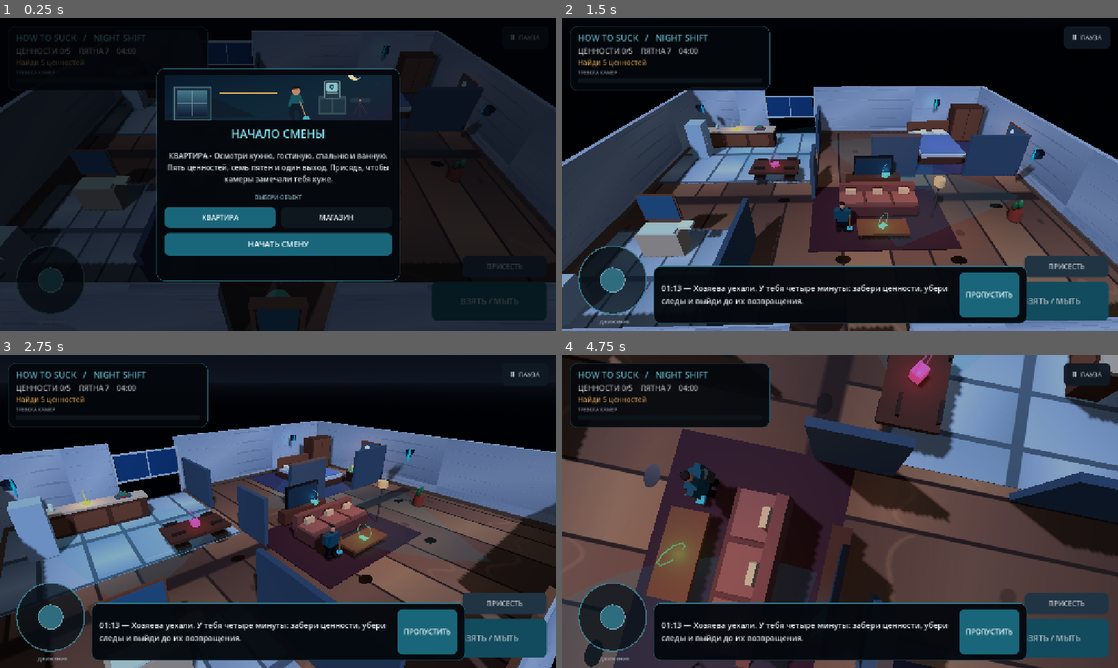
Above: before the commit, frames 1-4 (two rows, left to right).
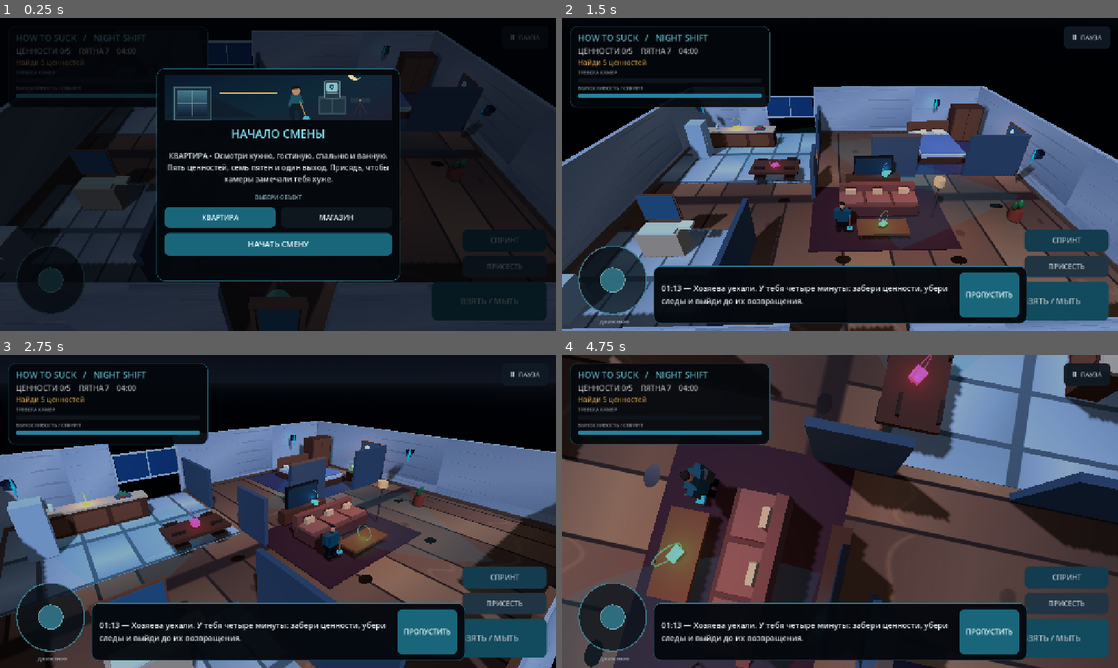
Above: after the commit, the same moments.

Repository: kirovo389-creator/How-to-suck
Game: Godot game, scene res://scenes/main.tscn
Same seed, same stepped clock (60 frames per second), same inputs: the game is played once before the commit and once after it. Sound files missing from this copy of the repository are replaced by a short silence.
Inputs (mouse positions are in pixels of both pictures, inside the frame that each line leads up to):
- Up to frame 1 (0.25 s): no input
- Up to frame 2 (1.5 s): click (1067, 240) at 0.5 s, where only the run after the commit has a clickable "СПРИНТ"; click "НАЧАТЬ СМЕНУ" at 1.25 s
- Up to frame 3 (2.75 s): move the mouse to (400, 495) at 2.02 s; hold Right (ui_right) from 2.03 s (still down); click (400, 495) at 2.17 s
- Up to frame 4 (4.75 s): release Right (ui_right) at 2.75 s; drag from (728, 527) to (812, 574) at 2.77 s; move the mouse to (895, 442) at 3.52 s; hold Right (ui_right) 3.53-4.25 s; drag from (812, 574) to (673, 464) at 4.27 s

The runs differ from the first frame. In frame 1, 0.9% of the frame differs, in the area x 1-99%, y 22-75%; in frame 2, 2.5%; in frame 3, 1.9%; in frame 4, 3.4%, in the area x 1-99%, y 0-75%.

Commit message:
Add sprint stamina, recovery and mobile controls

Diff:
--- a/scripts/game.gd
+++ b/scripts/game.gd
@@ -25,6 +25,9 @@
 var dirt_remaining: int = 7
 var time_left: float = 240.0
 var alert_level: float = 0.0
+var stamina: float = 100.0
+var sprint_enabled: bool = false
+var _stamina_regen_delay: float = 0.0
 var shift_started: bool = false
 var paused: bool = false
 var cutscene_playing: bool = false
@@ -62,6 +65,7 @@
     add_child(hud)
     hud.action_pressed.connect(_on_action_pressed)
     hud.crouch_pressed.connect(_toggle_crouch)
+    hud.sprint_pressed.connect(_toggle_sprint)
     hud.location_selected.connect(_select_level)
     hud.cutscene_skipped.connect(_skip_cutscene)
     hud.movement_changed.connect(player.set_mobile_direction)
@@ -133,6 +137,7 @@
         return
     time_left -= delta
     call_elapsed += delta
+    _update_stamina(delta)
     # A phone dialogue locks movement and its overlay covers the joystick, so do not
     # punish the player for being unable to walk out of a camera's view during a call.
     if not call_active:
@@ -141,7 +146,10 @@
             _camera_scan_elapsed = 0.0
             _scan_security_cameras()
         if _camera_visible:
-            alert_level = minf(100.0, alert_level + (12.0 + float(loot_found) * 1.6) * delta)
+            var alert_gain: float = 12.0 + float(loot_found) * 1.6
+            if bool(player.get("is_sprinting")) and bool(player.get("is_moving")):
+                alert_gain *= 1.6
+            alert_level = minf(100.0, alert_level + alert_gain * delta)
         else:
             alert_level = maxf(0.0, alert_level - 8.0 * delta)
         if alert_level >= 32.0 and not _camera_warning_shown:
@@ -177,6 +185,25 @@
         _status_elapsed = 0.0
         _refresh_status()
         _refresh_action_hint()
+
+func _update_stamina(delta: float) -> void:
+    if not is_instance_valid(player):
+        return
+    var sprinting_and_moving: bool = sprint_enabled and bool(player.get("is_sprinting")) and bool(player.get("is_moving"))
+    if sprinting_and_moving:
+        stamina = maxf(0.0, stamina - 34.0 * delta)
+        _stamina_regen_delay = 0.65
+        if stamina <= 0.0:
+            sprint_enabled = false
+            player.call("set_sprinting", false)
+            hud.call("set_sprint_state", false)
+            hud.toast("Выносливость закончилась — передохни, прежде чем снова бежать.")
+    else:
+        _stamina_regen_delay = maxf(0.0, _stamina_regen_delay - delta)
+        if _stamina_regen_delay <= 0.0:
+            stamina = minf(100.0, stamina + 22.0 * delta)
+    if is_instance_valid(hud):
+        hud.call("update_stamina", stamina, sprint_enabled)
 
 func _lighting() -> void:
     var world_environment := WorldEnvironment.new()
@@ -276,9 +303,32 @@
         return
     var crouching := not bool(player.get("is_crouching"))
     player.call("set_crouching", crouching)
+    if crouching and sprint_enabled:
+        sprint_enabled = false
+        hud.call("set_sprint_state", false)
     hud.call("set_crouch_state", crouching)
     hud.toast("Ты присел: двигайся медленнее, камера замечает тебя ниже." if crouching else "Ты встал.")
     _play_sound("click")
+
+func _toggle_sprint() -> void:
+    if not shift_started or ended or paused or call_active or cutscene_playing:
+        return
+    if bool(player.get("is_crouching")):
+        hud.toast("Встань, чтобы включить спринт.")
+        _play_sound("click")
+        return
+    if sprint_enabled:
+        sprint_enabled = false
+    else:
+        if stamina < 12.0:
+            hud.toast("Выносливость почти закончилась — сначала передохни.")
+            return
+        sprint_enabled = true
+    player.call("set_sprinting", sprint_enabled)
+    hud.call("set_sprint_state", sprint_enabled)
+    hud.toast("Спринт быстрее, но камеры накапливают тревогу быстрее." if sprint_enabled else "Спринт выключен.")
+    _play_sound("click")
+    hud.call("update_stamina", stamina, sprint_enabled)
 
 func _on_action_pressed() -> void:
     if ended or paused or call_active or cutscene_playing:
@@ -288,7 +338,7 @@
         cutscene_playing = true
         cutscene_elapsed = 0.0
         player.set_mobile_direction(Vector2.ZERO)
-        player.set_physics_process(false)
+        _sync_player_processing()
         hud.hide_intro()
         hud.show_cutscene("01:13 — Магазин закрылся. У тебя четыре минуты: найди ценности, убери разливы и выйди до возвращения управляющего." if level_id == "store" else "01:13 — Хозяева уехали. У тебя четыре минуты: забери ценности, убери следы и выйди до их возвращения.")
         var follow_camera: Node = world.get_node_or_null("FollowCamera")
@@ -411,7 +461,7 @@
     else:
         paused = true
         player.set_mobile_direction(Vector2.ZERO)
-        player.set_physics_process(false)
+        _sync_player_processing()
         if is_instance_valid(world):
             _world_process_mode_before_pause = world.process_mode
             world.process_mode = Node.PROCESS_MODE_DISABLED
@@ -437,6 +487,15 @@
     if not is_instance_valid(player):
         return
     var controls_allowed: bool = shift_started and not paused and not call_active and not cutscene_playing and not ended and not _ending_cutscene_active
+    if not controls_allowed:
+        player.set_mobile_direction(Vector2.ZERO)
+        player.set("is_moving", false)
+        if sprint_enabled or bool(player.get("is_sprinting")):
+            sprint_enabled = false
+            player.call("set_sprinting", false)
+            if is_instance_valid(hud):
+                hud.call("set_sprint_state", false)
+                hud.call("update_stamina", stamina, false)
     player.set_physics_process(controls_allowed)
 
 func _restart_game() -> void:
@@ -489,6 +548,7 @@
 func _refresh_status() -> void:
     if is_instance_valid(hud):
         hud.update_status(loot_found, loot_total, dirt_remaining, int(maxf(0.0, time_left)), alert_level, shift_started)
+        hud.call("update_stamina", stamina, sprint_enabled)
 
 func _play_sound(sound_name: String) -> void:
     if not is_instance_valid(sfx):
--- a/scripts/hud.gd
+++ b/scripts/hud.gd
@@ -2,6 +2,7 @@
 
 signal action_pressed
 signal crouch_pressed
+signal sprint_pressed
 signal location_selected(location_id: String)
 signal movement_changed(direction: Vector2)
 signal call_answered
@@ -18,6 +19,8 @@
 var _action_button: Button
 var _alert_bar: ProgressBar
 var _alert_fill: StyleBoxFlat
+var _stamina_bar: ProgressBar
+var _stamina_fill: StyleBoxFlat
 var _joy: Control
 var _move_vec := Vector2.ZERO
 var _touch_index: int = -1
@@ -75,7 +78,7 @@
     top_panel.offset_left = 18.0
     top_panel.offset_top = 18.0
     top_panel.offset_right = 478.0
-    top_panel.offset_bottom = 166.0
+    top_panel.offset_bottom = 205.0
     _style_panel(top_panel, Color(0.018, 0.035, 0.055, 0.91), Color(0.16, 0.45, 0.55))
     _root.add_child(top_panel)
     var column := VBoxContainer.new()
@@ -123,6 +126,27 @@
     _alert_bar.add_theme_stylebox_override("background", track)
     _alert_bar.add_theme_stylebox_override("fill", _alert_fill)
     column.add_child(_alert_bar)
+    var stamina_caption := Label.new()
+    stamina_caption.text = "ВЫНОСЛИВОСТЬ / СПРИНТ"
+    stamina_caption.add_theme_font_size_override("font_size", 11)
+    stamina_caption.add_theme_color_override("font_color", Color(0.72, 0.77, 0.83))
+    column.add_child(stamina_caption)
+    _stamina_bar = ProgressBar.new()
+    _stamina_bar.name = "StaminaBar"
+    _stamina_bar.custom_minimum_size = Vector2(0.0, 10.0)
+    _stamina_bar.min_value = 0.0
+    _stamina_bar.max_value = 100.0
+    _stamina_bar.value = 100.0
+    _stamina_bar.show_percentage = false
+    _stamina_bar.add_theme_stylebox_override("background", track)
+    _stamina_fill = StyleBoxFlat.new()
+    _stamina_fill.bg_color = Color(0.2, 0.68, 0.82)
+    _stamina_fill.corner_radius_top_left = 5
+    _stamina_fill.corner_radius_top_right = 5
+    _stamina_fill.corner_radius_bottom_left = 5
+    _stamina_fill.corner_radius_bottom_right = 5
+    _stamina_bar.add_theme_stylebox_override("fill", _stamina_fill)
+    column.add_child(_stamina_bar)
     var toast := Label.new()
     toast.name = "Toast"
     toast.set_anchors_and_offsets_preset(Control.PRESET_CENTER_TOP)
@@ -187,6 +211,18 @@
     _style_button(crouch_button, Color(0.17, 0.27, 0.34), Color(0.24, 0.39, 0.46))
     crouch_button.pressed.connect(func(): crouch_pressed.emit())
     _root.add_child(crouch_button)
+    var sprint_button := Button.new()
+    sprint_button.name = "SprintButton"
+    sprint_button.set_anchors_and_offsets_preset(Control.PRESET_BOTTOM_RIGHT)
+    sprint_button.offset_left = -216.0
+    sprint_button.offset_top = -234.0
+    sprint_button.offset_right = -22.0
+    sprint_button.offset_bottom = -184.0
+    sprint_button.text = "СПРИНТ"
+    sprint_button.add_theme_font_size_override("font_size", 16)
+    _style_button(sprint_button, Color(0.1, 0.31, 0.4), Color(0.15, 0.48, 0.58))
+    sprint_button.pressed.connect(func(): sprint_pressed.emit())
+    _root.add_child(sprint_button)
     var pause_button := Button.new()
     pause_button.name = "PauseButton"
     pause_button.set_anchors_and_offsets_preset(Control.PRESET_TOP_RIGHT)
@@ -558,6 +594,28 @@
     else:
         _style_button(button, Color(0.17, 0.27, 0.34), Color(0.24, 0.39, 0.46))
 
+func set_sprint_state(enabled: bool) -> void:
+    var button := _root.get_node_or_null("SprintButton") as Button
+    if not is_instance_valid(button):
+        return
+    button.text = "СПРИНТ: ВКЛ" if enabled else "СПРИНТ"
+    if enabled:
+        _style_button(button, Color(0.12, 0.45, 0.58), Color(0.16, 0.62, 0.72))
+    else:
+        _style_button(button, Color(0.1, 0.31, 0.4), Color(0.15, 0.48, 0.58))
+
+func update_stamina(value: float, sprinting: bool) -> void:
+    if not is_instance_valid(_stamina_bar) or not is_instance_valid(_stamina_fill):
+        return
+    _stamina_bar.value = clampf(value, 0.0, 100.0)
+    if value < 22.0:
+        _stamina_fill.bg_color = Color(0.9, 0.31, 0.17)
+    elif sprinting:
+        _stamina_fill.bg_color = Color(0.2, 0.78, 0.92)
+    else:
+        _stamina_fill.bg_color = Color(0.2, 0.68, 0.82)
+    _stamina_bar.queue_redraw()
+
 func toast(message: String) -> void:
     _toast_label.text = message
     _toast_label.show()
--- a/scripts/player.gd
+++ b/scripts/player.gd
@@ -10,6 +10,8 @@
 var _interaction_kind: String = ""
 var _rest_arm_rotations: Array[Vector3] = []
 var is_crouching: bool = false
+var is_sprinting: bool = false
+var is_moving: bool = false
 var _standing_speed: float = 4.0
 var _visual_root: Node3D
 var _collider: CollisionShape3D
@@ -34,10 +36,24 @@
 
 func set_crouching(enabled: bool) -> void:
     is_crouching = enabled
-    move_speed = _standing_speed * 0.58 if enabled else _standing_speed
+    if enabled:
+        is_sprinting = false
+    _refresh_move_speed()
     if is_instance_valid(_visual_root):
         _visual_root.scale.y = 0.72 if enabled else 1.0
     call_deferred("_apply_crouch_collision", enabled)
+
+func set_sprinting(enabled: bool) -> void:
+    is_sprinting = enabled and not is_crouching
+    _refresh_move_speed()
+
+func _refresh_move_speed() -> void:
+    if is_crouching:
+        move_speed = _standing_speed * 0.58
+    elif is_sprinting:
+        move_speed = _standing_speed * 1.65
+    else:
+        move_speed = _standing_speed
 
 func _apply_crouch_collision(enabled: bool) -> void:
     if not is_instance_valid(_capsule) or not is_instance_valid(_collider):
@@ -56,7 +72,8 @@
     velocity.z = direction.y * move_speed
     velocity.y = 0.0
     move_and_slide()
-    var moving := direction.length() > 0.05
+    is_moving = direction.length() > 0.05
+    var moving := is_moving
     if moving:
         rotation.y = lerp_angle(rotation.y, atan2(direction.x, direction.y), delta * 11.0)
     _animation_time += delta * (9.2 if moving else 2.2)
--- a/tests/gameplay_smoke_test.gd
+++ b/tests/gameplay_smoke_test.gd
@@ -198,6 +198,37 @@
     main.call("_skip_cutscene")
     _check(not bool(main.get("cutscene_playing")), "opening cinematic can be skipped")
     _check(player.is_physics_processing(), "player controls unlock after opening cinematic")
+    player.global_position = Vector3(-7.0, 0.0, 0.0)
+    player.set_mobile_direction(Vector2.RIGHT)
+    main.call("_toggle_sprint")
+    _check(bool(player.get("is_sprinting")), "sprint toggles on")
+    _check(float(player.get("move_speed")) > 4.0, "sprint increases player speed")
+    await physics_frame
+    var stamina_bar := hud_root.get_node("MissionHUD/VBoxContainer/StaminaBar") as ProgressBar
+    if not is_instance_valid(stamina_bar):
+        stamina_bar = hud_root.find_child("StaminaBar", true, false) as ProgressBar
+    var stamina_before_sprint: float = float(main.get("stamina"))
+    main.call("_process", 0.25)
+    _check(float(main.get("stamina")) < stamina_before_sprint, "moving while sprinting drains stamina")
+    _check(is_instance_valid(stamina_bar) and is_equal_approx(stamina_bar.value, float(main.get("stamina"))),
+        "stamina bar mirrors gameplay stamina")
+    main.set("stamina", 5.0)
+    main.set("_stamina_regen_delay", 0.0)
+    main.call("_process", 0.25)
+    _check(not bool(player.get("is_sprinting")), "empty stamina automatically stops sprinting")
+    player.set_mobile_direction(Vector2.ZERO)
+    await physics_frame
+    main.set("stamina", 100.0)
+    main.set("_stamina_regen_delay", 0.0)
+    main.call("_toggle_sprint")
+    _check(bool(player.get("is_sprinting")), "sprint can be enabled again after recovery")
+    main.call("_toggle_crouch")
+    await process_frame
+    _check(bool(player.get("is_crouching")), "crouching can be enabled")
+    _check(not bool(player.get("is_sprinting")), "crouching cancels sprinting")
+    main.call("_toggle_crouch")
+    await process_frame
+    _check(not bool(player.get("is_crouching")), "standing restores normal movement")
     main.call("_toggle_crouch")
     await process_frame
     _check(bool(player.get("is_crouching")), "crouch mode can be enabled")
Not shown, changed: README.md
Not shown, changed: tools/validate_project.py
